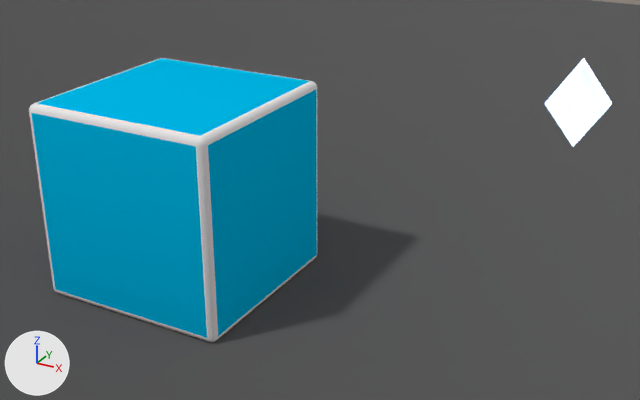
Two versions of the Blender file Ice/Assets/Blend Files/start.blend, one commit apart.
Camera for both pictures: a camera (50 mm lens) standing at (2.2, -1.6, 1.83) and looking at (0.74, 1.06, 0.5). The lights are fixed; the arrows at lower left show +X, +Y and +Z.
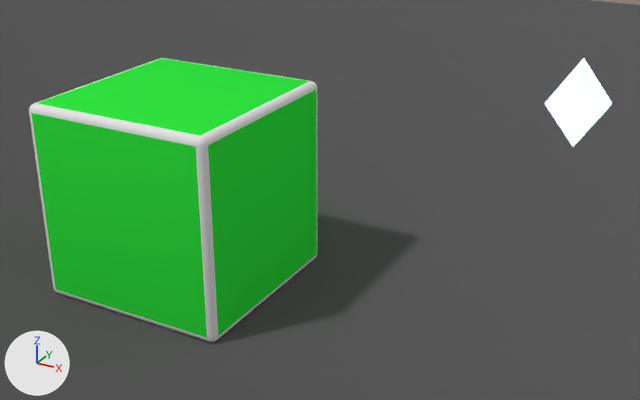
The change, as JSON lines over the scene's bpy script:
```json
{"op": "set", "path": "mat_base.base_color", "old": "(0.0, 0.477, 0.8)", "new": "(0.0311, 0.8, 0.0523)", "note": "cyan #00b8e7 -> green #31e741"}
```

Pixel boxes [x1, y1, x2, y2] of what changed, in the pictures (640 x 400 px):
```json
{"object": "Cube", "change": "recoloured", "before": [29, 58, 317, 341], "after": [29, 58, 317, 341], "on screen": "cyan to green"}
```
